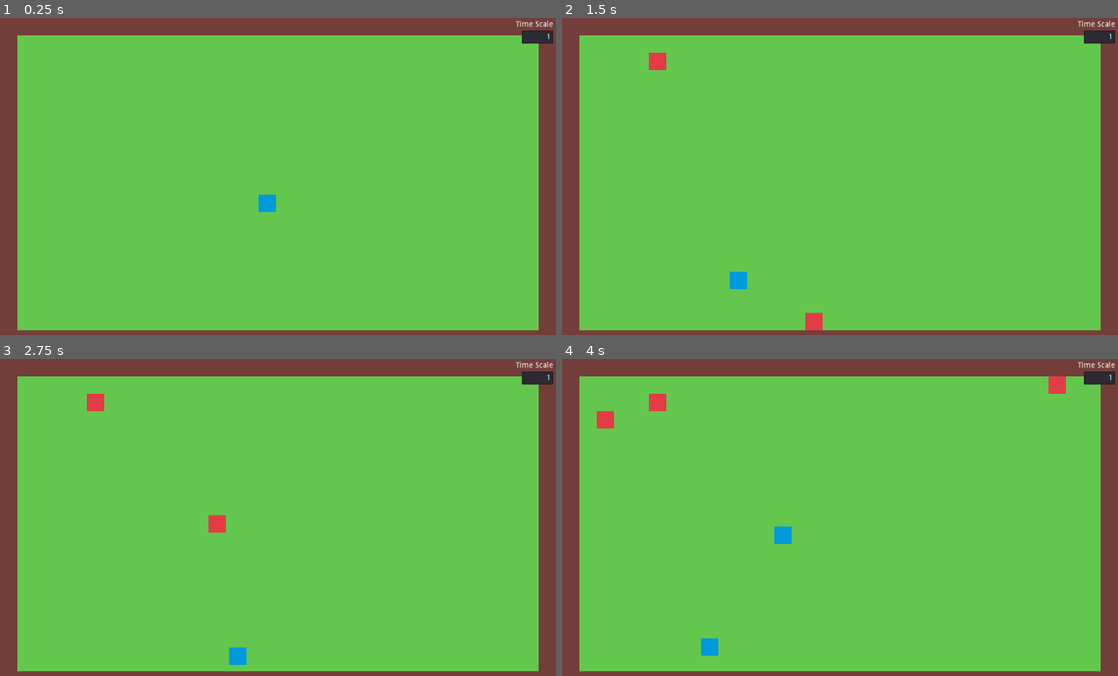
Above: before the commit, frames 1-4 (two rows, left to right).
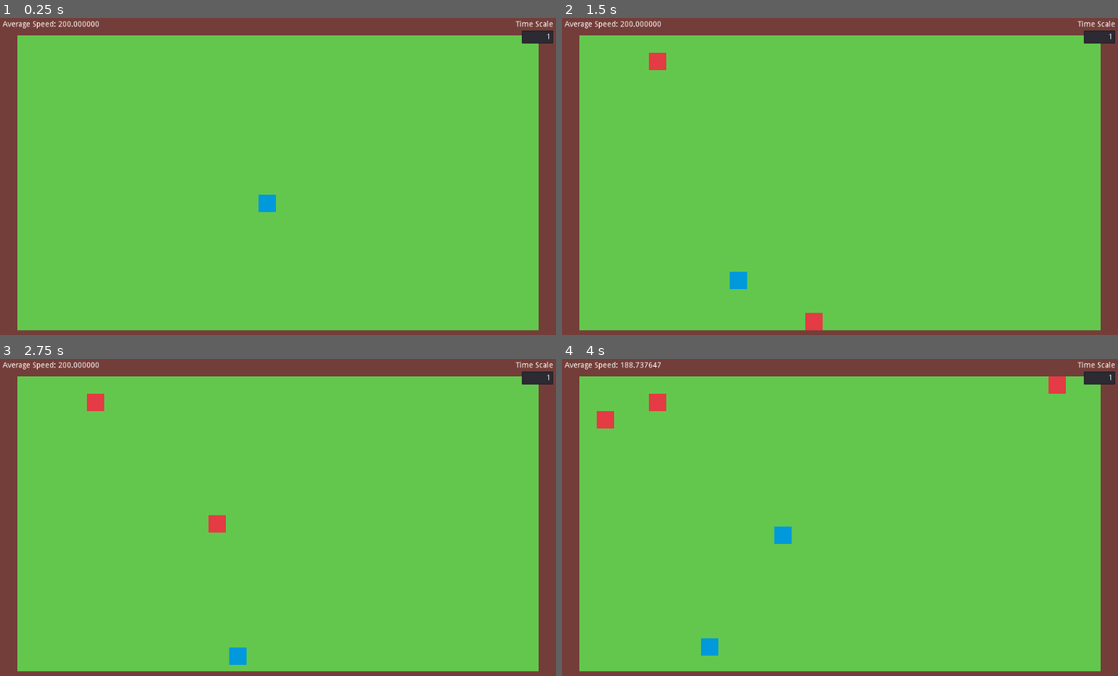
Above: after the commit, the same moments.

Repository: mariothedog/Natural-Selection
Game: Godot game, scene res://world/world.tscn
Two runs of this game, one before a commit and one after it. Both use one fixed random seed, a clock stepped at 60 frames per second and the inputs below.
Inputs:
- Up to frame 1 (0.25 s): no input
- Up to frame 2 (1.5 s): no input
- Up to frame 3 (2.75 s): no input
- Up to frame 4 (4 s): no input

The runs differ from the first frame. In frame 1, 0.2% of the frame differs, in the area x 0-18%, y 0-4%; in frame 2, 0.2%; in frame 3, 0.2%; in frame 4, 0.2%.

Commit message:
Add average population speed to HUD

Diff:
--- a/src/project.godot
+++ b/src/project.godot
@@ -8,9 +8,14 @@
 
 config_version=4
 
-_global_script_classes=[  ]
+_global_script_classes=[ {
+"base": "Reference",
+"class": "Util",
+"language": "GDScript",
+"path": "res://utility/util.gd"
+} ]
 _global_script_class_icons={
-
+"Util": ""
 }
 
 [application]
--- a/src/species/base_species/base_species.gd
+++ b/src/species/base_species/base_species.gd
@@ -1,5 +1,6 @@
 extends KinematicBody2D
 
+signal dead(organism)
 signal baby_wanted(parent)
 
 const AT_TARGET_THRESHOLD := 30.0
@@ -43,6 +44,7 @@
 
 
 func die() -> void:
+	emit_signal("dead", self)
 	queue_free()
 
 
--- a/src/ui/hud/hud.gd
+++ b/src/ui/hud/hud.gd
@@ -1,4 +1,8 @@
 extends CanvasLayer
+
+var _population_speeds := []
+
+onready var average_speed_label: Label = $MarginContainer/AverageSpeed
 
 
 func _on_TimeScale_time_scale_changed(time_scale: int) -> void:
@@ -7,3 +11,18 @@
 		Engine.iterations_per_second = 60
 	else:
 		Engine.iterations_per_second = 60 * time_scale
+
+
+func append_population_speed(speed: float) -> void:
+	_population_speeds.append(speed)
+	update_average_speed()
+
+
+func erase_population_speed(speed: float) -> void:
+	_population_speeds.erase(speed)
+	update_average_speed()
+
+
+func update_average_speed() -> void:
+	if _population_speeds:
+		average_speed_label.text = "Average Speed: %f" % Util.average(_population_speeds)
--- a/src/ui/hud/hud.tscn
+++ b/src/ui/hud/hud.tscn
@@ -18,6 +18,15 @@
 __meta__ = {
 "_edit_use_anchors_": false
 }
+
+[node name="AverageSpeed" type="Label" parent="MarginContainer"]
+margin_left = 5.0
+margin_top = 5.0
+margin_right = 115.0
+margin_bottom = 19.0
+size_flags_horizontal = 0
+size_flags_vertical = 0
+text = "Average Speed: 0"
 
 [node name="TimeScaleContainer" type="VBoxContainer" parent="MarginContainer"]
 margin_left = 5.0
--- /dev/null
+++ b/src/utility/util.gd
@@ -0,0 +1,12 @@
+class_name Util
+
+
+static func sum(arr: Array) -> float:
+	var total := 0.0
+	for num in arr:
+		total += num
+	return total
+
+
+static func average(arr: Array) -> float:
+	return sum(arr) / len(arr)
--- a/src/world/world.gd
+++ b/src/world/world.gd
@@ -1,4 +1,6 @@
 extends Node
+
+signal baby_born(baby)
 
 const BASE_SPECIES_SCENE := preload("res://species/base_species/base_species.tscn")
 const BASE_FOOD_SCENE := preload("res://food/base_food/base_food.tscn")
@@ -13,6 +15,7 @@
 onready var tile_set: TileSet = tilemap.tile_set
 onready var organisms_node: Node = $Organisms
 onready var food_node: Node = $Food
+onready var hud: CanvasLayer = $HUD
 
 onready var Tiles := {
 	"GRASS": tile_set.find_tile_by_name("grass"),
@@ -29,6 +32,9 @@
 	for tile_pos in grass_tiles:
 		_grass_tile_positions.append(tilemap.map_to_world(tile_pos))
 
+	for organism in organisms_node.get_children():
+		hud.append_population_speed(organism.phenotypes.speed)
+
 
 func _on_SpawnFood_timeout() -> void:
 	var food := BASE_FOOD_SCENE.instance()
@@ -36,15 +42,28 @@
 	food_node.add_child(food)
 
 
-func _on_Species_baby_wanted(parent: KinematicBody2D) -> void:
+func make_baby(parent: KinematicBody2D) -> void:
 	var baby: KinematicBody2D = load(parent.filename).instance()
 	mutate(baby, parent)
 	baby.position = parent.position
 	assert(baby.connect("baby_wanted", self, "_on_Species_baby_wanted") == OK)
 	organisms_node.add_child(baby)
+	emit_signal("baby_born", baby)
 
 
 func mutate(baby: KinematicBody2D, parent: KinematicBody2D) -> void:
 	var change := _mutation_rng.randf_range(-50, 50)
 	baby.phenotypes.speed = parent.phenotypes.speed + change
 	print("Parent Speed: %f  Baby Speed: %f" % [parent.phenotypes.speed, baby.phenotypes.speed])
+
+
+func _on_Species_baby_wanted(parent: KinematicBody2D) -> void:
+	make_baby(parent)
+
+
+func _on_World_baby_born(baby: KinematicBody2D) -> void:
+	hud.append_population_speed(baby.phenotypes.speed)
+
+
+func _on_Species_dead(organism: KinematicBody2D) -> void:
+	hud.erase_population_speed(organism.phenotypes.speed)
--- a/src/world/world.tscn
+++ b/src/world/world.tscn
@@ -27,5 +27,7 @@
 autostart = true
 
 [node name="HUD" parent="." instance=ExtResource( 3 )]
+[connection signal="baby_born" from="." to="." method="_on_World_baby_born"]
 [connection signal="baby_wanted" from="Organisms/BaseSpecies" to="." method="_on_Species_baby_wanted"]
+[connection signal="dead" from="Organisms/BaseSpecies" to="." method="_on_Species_dead"]
 [connection signal="timeout" from="SpawnFood" to="." method="_on_SpawnFood_timeout"]
